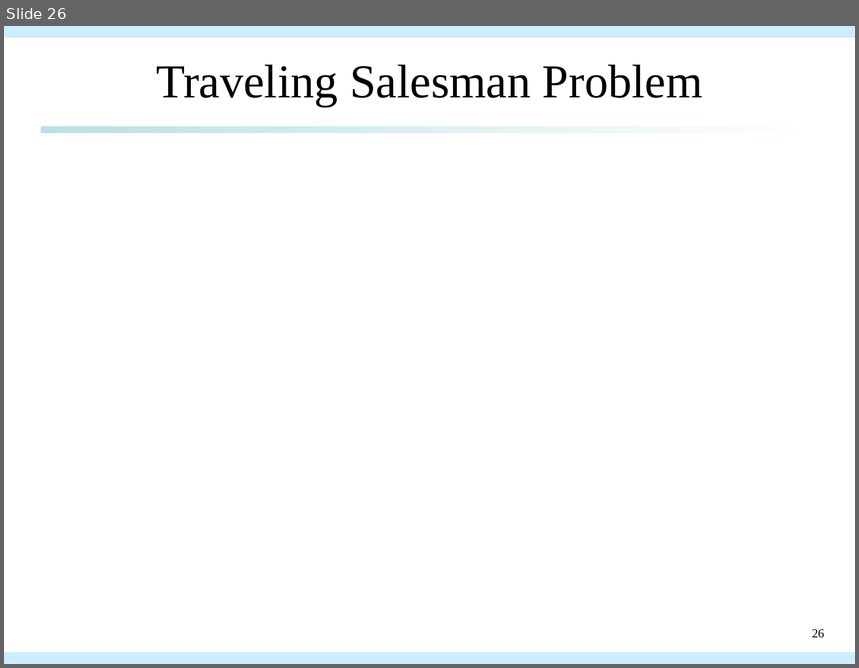
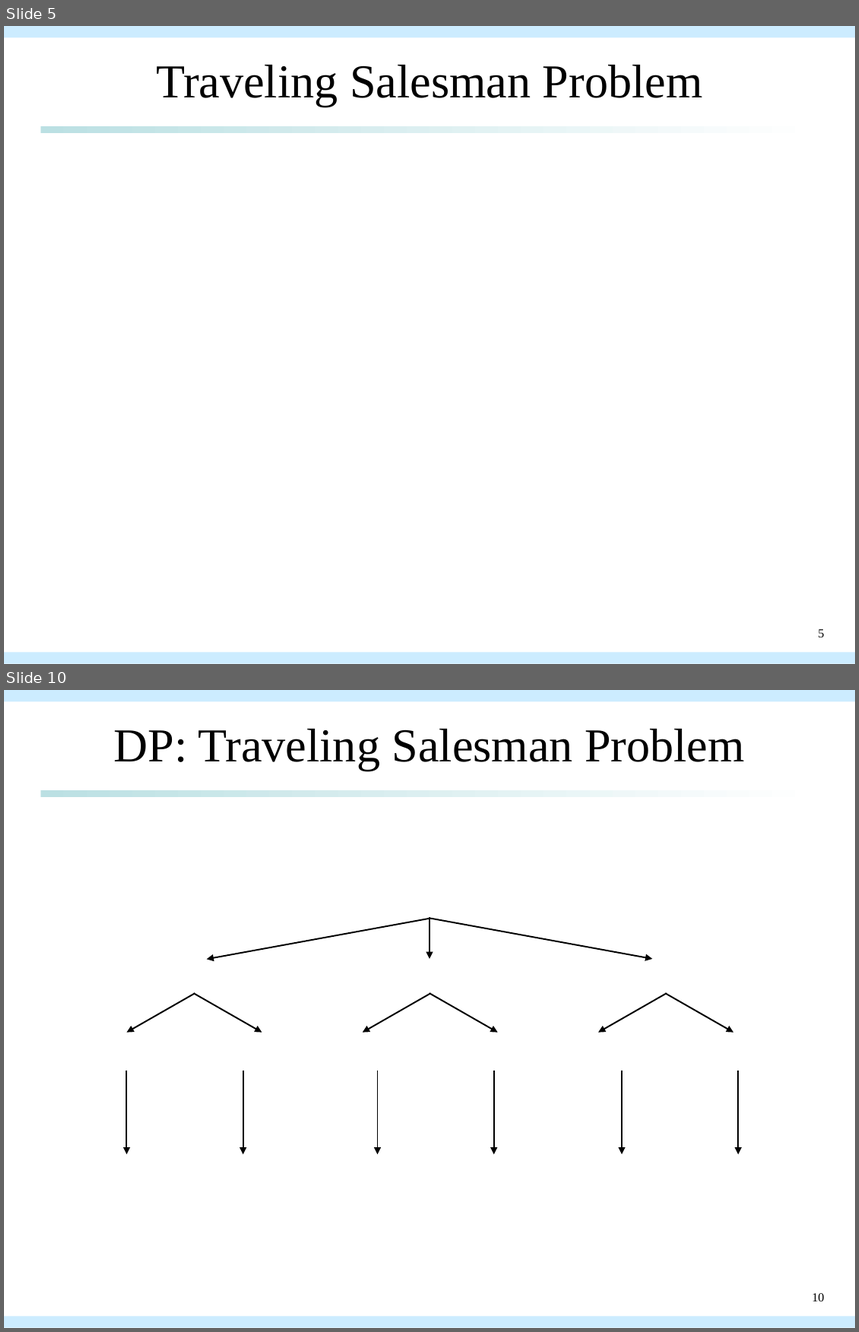
Before and after one commit to qwe8496516/AI_course, a slide deck: AI_presentation/aco_presentation.pptx. Shown one above the other, each under a label of ours: slide 26 before the commit, slides 5 and 10 after it; the slides between them are not shown. The pictures are 859x668 and 859x1332 pixels, drawn with LibreOffice and Linux fonts; fonts in the diff are those of the drawing; grey boxes stand for pictures. Boxes give left, top, right and bottom in pixels: in the first picture for what was removed or moved away, otherwise in the second. Text is boxed around its words. In the diff, an @@ line names an element or a change of style, - is before the commit and + after.

```diff
--- a/AI_presentation/aco_presentation.pptx
+++ b/AI_presentation/aco_presentation.pptx
@@ slide 10 added at <box>4,690,855,1328</box>, background #FFFFFF; not listed: 3 template elements that a slide beside it also shows @@
@@ title added at <box>114,728,745,771</box>, 40 pt, text #000000 @@
+DP: Traveling Salesman Problem
@@ arrow added from (430, 917) to (430, 959), #000000 1.25 pt @@
@@ arrow added from (430, 919) to (207, 959), #000000 1.25 pt @@
@@ arrow added from (430, 918) to (652, 959), #000000 1.25 pt @@
@@ arrow added from (195, 994) to (126, 1032), #000000 1.25 pt @@
@@ arrow added from (194, 994) to (262, 1032), #000000 1.25 pt @@
@@ arrow added from (430, 994) to (363, 1032), #000000 1.25 pt @@
@@ arrow added from (430, 994) to (498, 1032), #000000 1.25 pt @@
@@ arrow added from (666, 994) to (598, 1032), #000000 1.25 pt @@
@@ arrow added from (665, 994) to (734, 1032), #000000 1.25 pt @@
@@ arrow added from (126, 1071) to (126, 1155), #000000 1.25 pt @@
@@ arrow added from (243, 1071) to (243, 1155), #000000 1.25 pt @@
@@ arrow added from (378, 1071) to (378, 1155), #000000 1.25 pt @@
@@ arrow added from (494, 1071) to (494, 1155), #000000 1.25 pt @@
@@ arrow added from (622, 1071) to (622, 1155), #000000 1.25 pt @@
@@ arrow added from (739, 1071) to (739, 1155), #000000 1.25 pt @@
@@ page number added at <box>812,1293,824,1302</box>, 10.5 pt, text #000000 @@
+10
@@ what was slide 26 is now slide 5 @@
@@ page number at <box>818,629,824,638</box>: text changed @@
-26
+5
```
Also in this commit, not shown: 8 slides changed, 33 other slides added, 1 slide removed, 6 other files.
